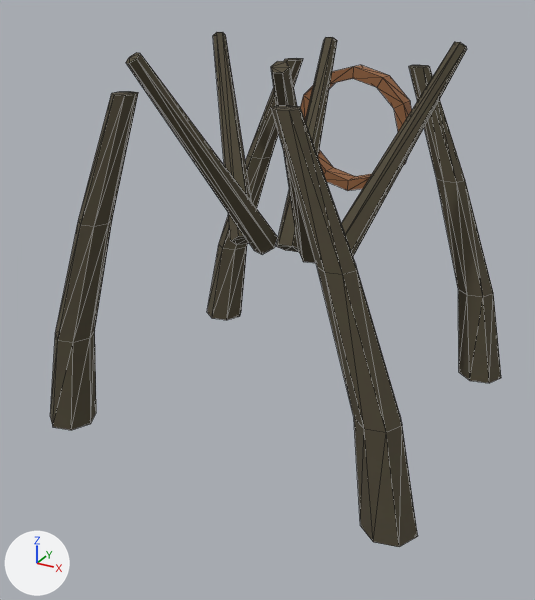
A saved change to the glTF model godot/biomes/expansion/art/rootfall-root-buttress-1.glb.
Rendered twice from a camera (50 mm lens) standing at (0.796, -1.559, 1.076) and looking at (-0.018, -0.078, 0.335). The axes (+X, +Y, +Z) are drawn at lower left. The lights are the same throughout. The older version comes first. Mesh edges are drawn as thin lines. Vertices at exactly the same position are counted once.

Names of what the first picture shows: 'rootfall-root-buttress_LOD1'.
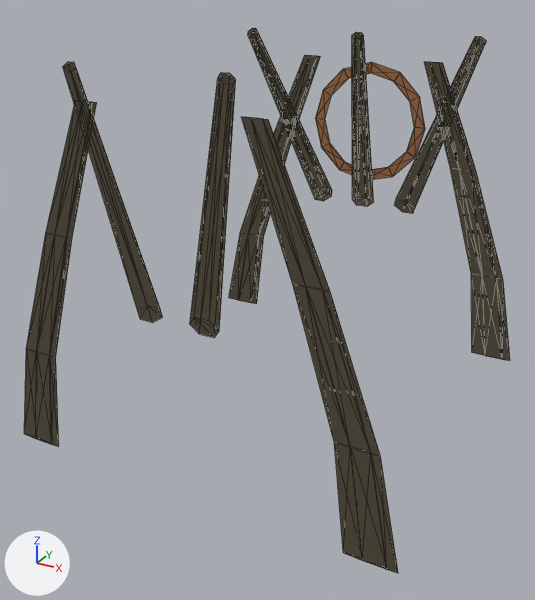
The change in detail:
me_root_buttress__1__0_002 is used by ob_rootfall_root_buttress_lod1; location (0.0, 0.0, 0.0).
me_root_buttress__1__0_002 had 220 vertices, 404 faces and spanned x -0.484..0.49, y -0.428..0.428, z 0.03..0.93.
me_root_buttress__1__0_002 now has 220 vertices, 404 faces and spans x -0.484..0.49, y -0.487..0.498, z 0.03..0.93.
me_root_buttress__1__0_002 part 1: the loose piece of 28 vertices spanning x -0.484..-0.153, y 0.312..0.428, z 0.03..0.86 is scaled about its middle by (1, -0.0342, 1), then moved by (0.0, 0.115, 0.0).
me_root_buttress__1__0_002 part 2: the loose piece of 28 vertices spanning x -0.484..-0.153, y -0.428..-0.312, z 0.03..0.86 is scaled about its middle by (1, 0.0342, 1), then moved by (0.0, -0.115, 0.0).
me_root_buttress__1__0_002 part 3: the loose piece of 28 vertices spanning x 0.156..0.49, y 0.312..0.428, z 0.03..0.86 is scaled about its middle by (1, -0.0342, 1), then moved by (0.0, 0.115, 0.0).
me_root_buttress__1__0_002 part 4: the loose piece of 28 vertices spanning x 0.156..0.49, y -0.428..-0.312, z 0.03..0.86 is scaled about its middle by (1, 0.0342, 1), then moved by (0.0, -0.115, 0.0).
me_root_buttress__1__0_002 part 5: the loose piece of 12 vertices spanning x -0.395..-0.102, y -0.029..0.315, z 0.431..0.93 is scaled about its middle by (1, -0.0116, 1), then moved by (0.0, 0.342, 0.0).
me_root_buttress__1__0_002 part 6: the loose piece of 12 vertices spanning x -0.226..-0.033, y -0.315..0.03, z 0.432..0.929 is scaled about its middle by (1, 0.0116, 1), then moved by (0.0, -0.342, 0.0).
me_root_buttress__1__0_002 part 7: the loose piece of 12 vertices spanning x -0.058..0.035, y -0.028..0.314, z 0.434..0.928 is scaled about its middle by (1, -0.0117, 1), then moved by (0.0, 0.342, 0.0).
me_root_buttress__1__0_002 part 8: the loose piece of 12 vertices spanning x 0.031..0.148, y -0.315..0.029, z 0.433..0.929 is scaled about its middle by (1, 0.0117, 1), then moved by (0.0, -0.342, 0.0).
me_root_buttress__1__0_002 part 9: the loose piece of 12 vertices spanning x 0.1..0.316, y -0.03..0.315, z 0.432..0.929 is scaled about its middle by (1, -0.0116, 1), then moved by (0.0, 0.342, 0.0).
me_root_buttress__1__0_002 part 10: the loose piece of 48 vertices spanning x -0.17..0.17, y 0.365..0.415, z 0.51..0.85 is scaled about its middle by (1, -0.06, 1), then moved by (0.0, 0.107, 0.0).

Location of each change, [x1, y1, x2, y2] in pixels of the pictures (535 x 600 px; the box of a moved part takes in the faces that stretch with it):
'rootfall-root-buttress_LOD1', reshaped (8% wider)
    before: [50, 32, 501, 547]
    after: [24, 28, 510, 573]
part 1 of me_root_buttress__1__0_002, moved or reshaped
    before: [207, 58, 303, 320]
    after: [229, 55, 320, 304]
part 2 of me_root_buttress__1__0_002, moved or reshaped
    before: [50, 91, 138, 430]
    after: [24, 102, 97, 447]
part 3 of me_root_buttress__1__0_002, moved or reshaped
    before: [409, 65, 501, 383]
    after: [424, 62, 510, 361]
part 4 of me_root_buttress__1__0_002, moved or reshaped
    before: [271, 105, 418, 547]
    after: [241, 117, 398, 573]
part 5 of me_root_buttress__1__0_002, moved or reshaped
    before: [213, 32, 252, 245]
    after: [248, 28, 332, 201]
part 6 of me_root_buttress__1__0_002, moved or reshaped
    before: [126, 52, 278, 254]
    after: [63, 62, 163, 323]
part 7 of me_root_buttress__1__0_002, moved or reshaped
    before: [276, 37, 337, 252]
    after: [352, 32, 374, 206]
part 8 of me_root_buttress__1__0_002, moved or reshaped
    before: [271, 61, 316, 263]
    after: [190, 72, 236, 338]
part 9 of me_root_buttress__1__0_002, moved or reshaped
    before: [341, 42, 467, 256]
    after: [394, 36, 486, 214]
part 10 of me_root_buttress__1__0_002, moved or reshaped
    before: [300, 65, 412, 191]
    after: [315, 62, 425, 179]
